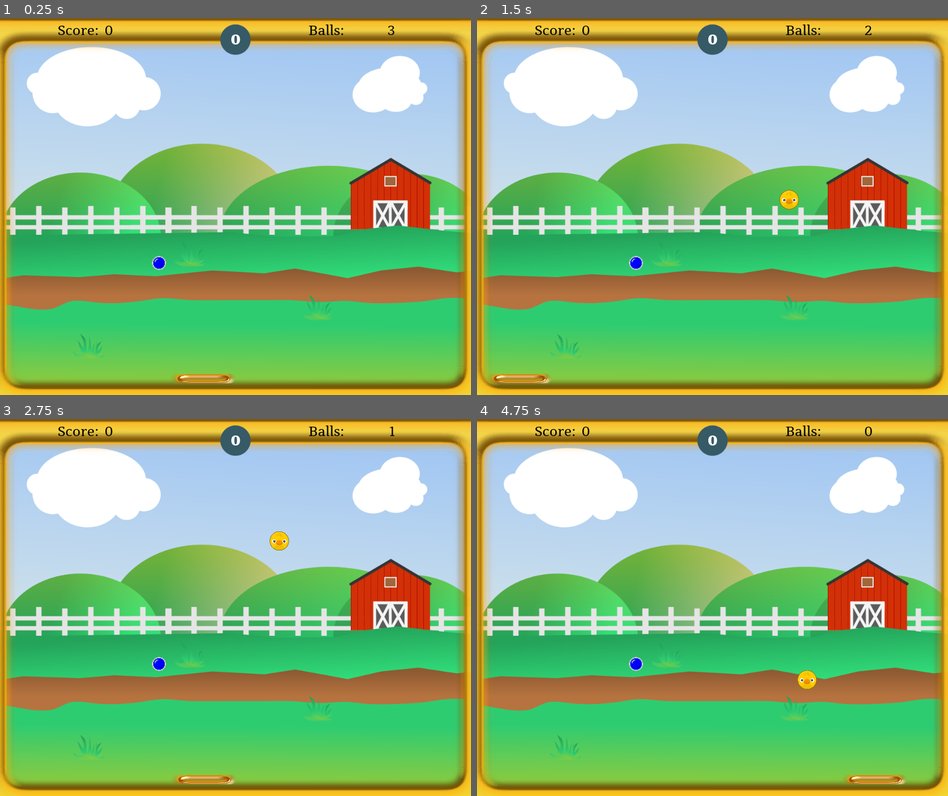
Above: before the commit, frames 1-4 (two rows, left to right).
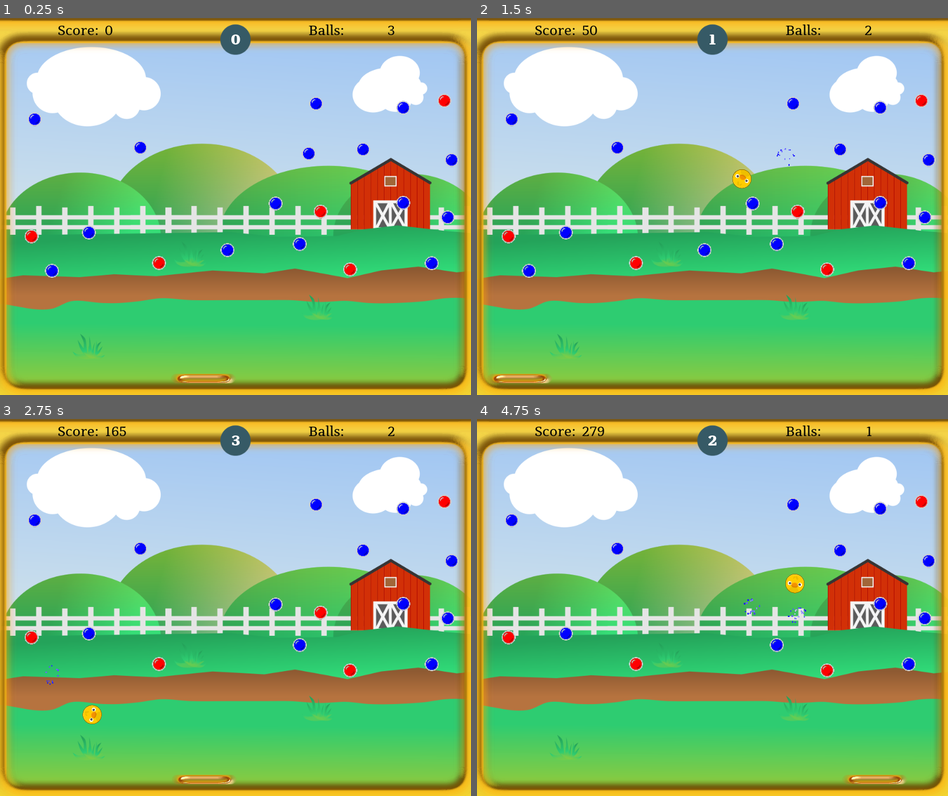
Above: after the commit, the same moments.

Repository: doctor-g/GGJ21
Game: Godot game, scene res://src/Level.tscn
Same seed, same stepped clock (60 frames per second), same inputs: the game is played once before the commit and once after it. Sound files missing from this copy of the repository are replaced by a short silence.
Inputs (mouse positions are in pixels of both pictures, inside the frame that each line leads up to):
- Up to frame 1 (0.25 s): no input
- Up to frame 2 (1.5 s): move the mouse to (816, 187) at 0.52 s; click (816, 187) at 0.67 s; move the mouse to (618, 225) at 1.27 s; click (618, 225) at 1.42 s
- Up to frame 3 (2.75 s): move the mouse to (282, 524) at 2.02 s; click (282, 524) at 2.17 s
- Up to frame 4 (4.75 s): move the mouse to (688, 682) at 2.77 s; click (688, 682) at 2.92 s; move the mouse to (853, 664) at 3.52 s; click (853, 664) at 3.67 s; move the mouse to (571, 550) at 4.27 s; click (571, 550) at 4.42 s

The runs differ from the first frame. In frame 1, 1.7% of the frame differs, in the area x 5-98%, y 20-69%; in frame 2, 2.0%, in the area x 5-98%, y 1-69%; in frame 3, 1.9%; in frame 4, 1.7%.

Commit message:
Reset generator to defaults (again)

Diff:
--- a/project/src/Level.tscn
+++ b/project/src/Level.tscn
@@ -111,8 +111,6 @@
 
 [node name="PegGenerator" parent="." instance=ExtResource( 2 )]
 position = Vector2( -0.887942, 4.45148 )
-max_pegs = 1
-upgraded_pegs = 0
 
 [node name="GameOver" parent="." instance=ExtResource( 7 )]
 visible = false
